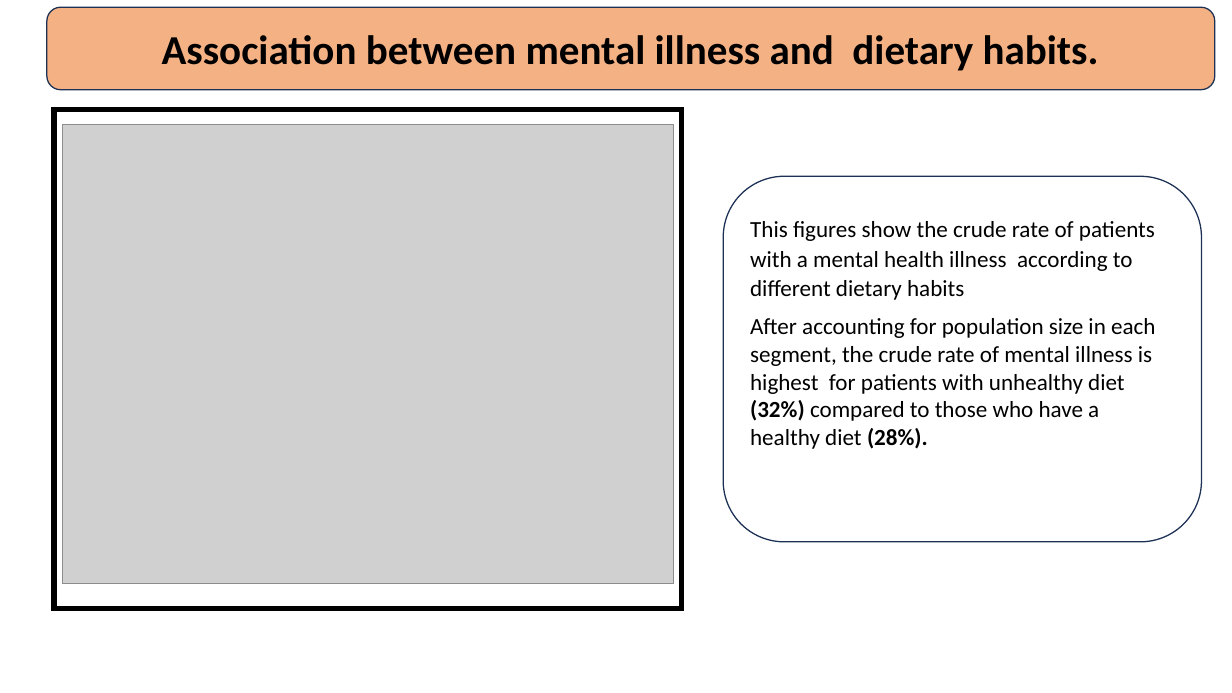
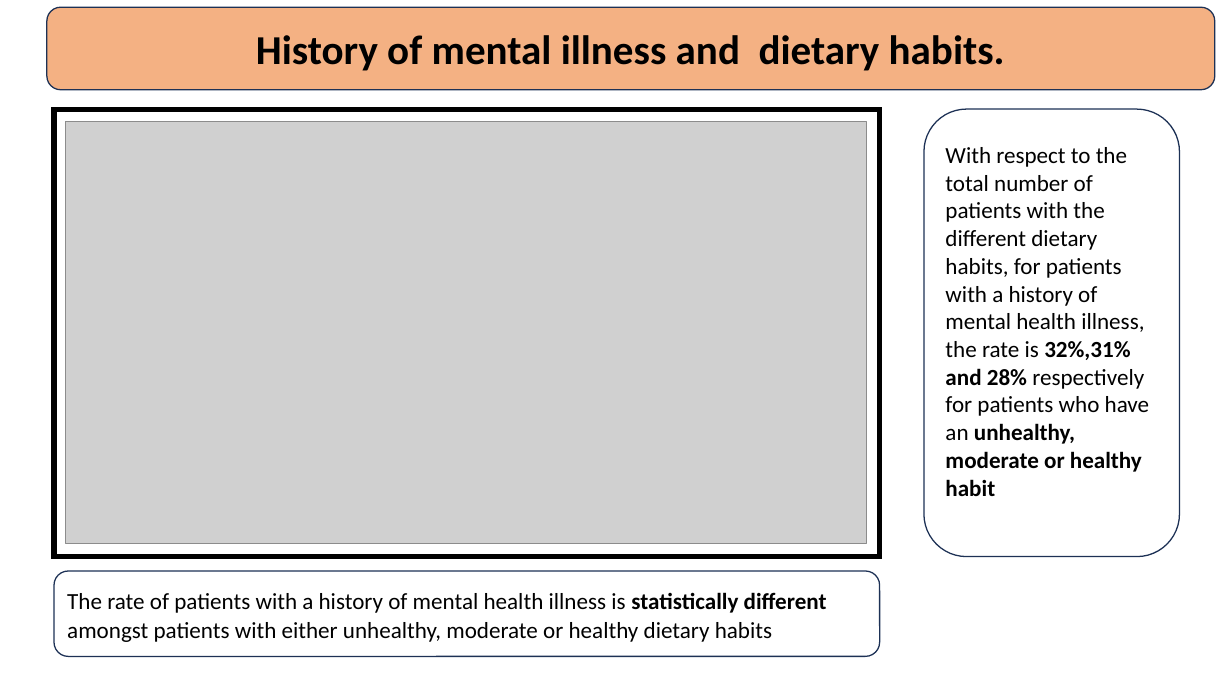
Before and after one commit to hnanji/PREDICTING-MH, a slide deck: slide 15 of reports/mental.health.pptx (slide 14 before the commit). Drawn at 1232x693 pixels with LibreOffice and Linux fonts; fonts in the diff are those of the drawing; grey boxes stand for pictures. Boxes give left, top, right and bottom in pixels: in the first picture for what was removed or moved away, otherwise in the second. Text is boxed around its words. In the diff, an @@ line names an element or a change of style, - is before the commit and + after.

```diff
--- a/reports/mental.health.pptx
+++ b/reports/mental.health.pptx
@@ text in rounded rectangle at [256, 35, 1005, 71]: text changed @@
-Association between mental illness and dietary habits.
+History of mental illness and dietary habits.
@@ rectangle: place and size @@
-rectangle at [54, 109, 681, 609]
+rectangle at [54, 109, 880, 556]
@@ rounded rectangle "With respect to the total ...": place and size @@
-rounded rectangle "With respect to the total ..." at [724, 177, 1202, 543]
+rounded rectangle "With respect to the total ..." at [924, 109, 1180, 556]
@@ picture: place and size @@
-picture at [62, 124, 674, 583]
+picture at [66, 122, 867, 543]
@@ text in rounded rectangle at [945, 147, 1150, 557]: text changed @@
-This figures show the crude rate of patients with a mental health illness according to different dietary habits
-After accounting for population size in each segment, the crude rate of mental illness is highest for patients with unhealthy diet (32%) compared to those who have a healthy diet (28%).
-or those between 20-24 years is 12%.
+With respect to the total number of patients with the different dietary habits, for patients with a history of mental health illness, the rate is 32%,31% and 28% respectively for patients who have an unhealthy, moderate or healthy habit
+or those between 20-24ars is 12%.
@@ rounded rectangle added at [54, 571, 880, 656], fill #FFFFFF, outline #1E3256 1 pt, 18 pt, text #000000 @@
+The rate of patients with a history of mental health illness is statistically different amongst patients with either unhealthy, moderate or healthy dietary habits
```
Also in this commit, not shown: 16 other slides changed, 4 slides added, 2 slides removed.
